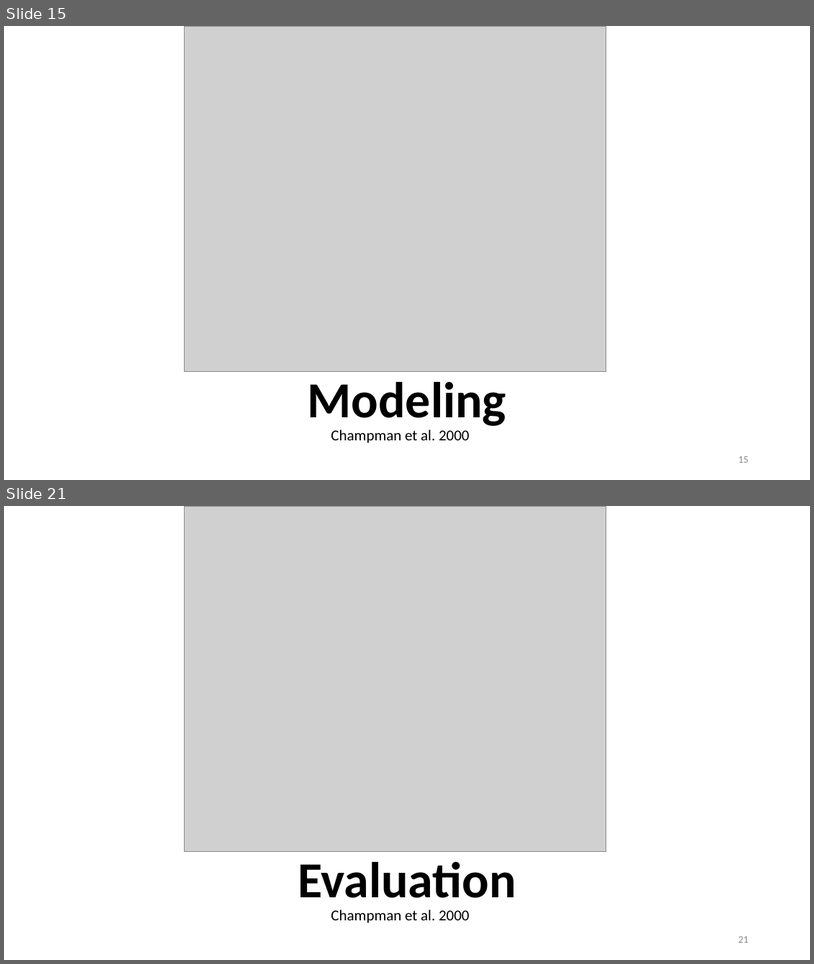
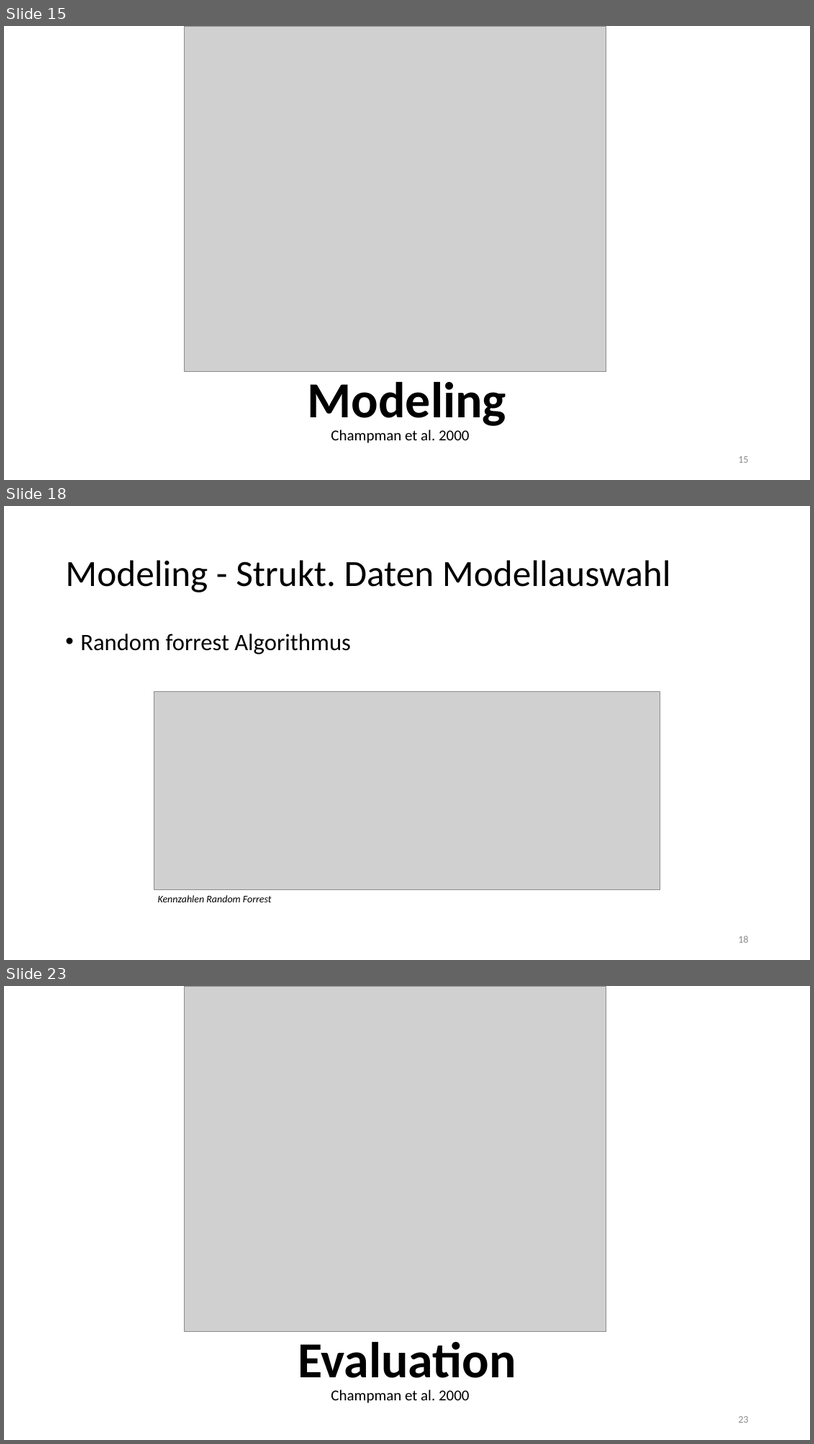
Before and after one commit to Flitschi7/big-data-management, a slide deck: Organisational/Dokumentation HHZ Rocket Project.pptx. Shown one above the other, each under a label of ours: slides 15 and 21 before the commit, slides 15, 18 and 23 after it; the slides between them are not shown. The pictures are 814x964 and 814x1444 pixels, drawn with LibreOffice and Linux fonts; fonts in the diff are those of the drawing; grey boxes stand for pictures. Boxes give left, top, right and bottom in pixels: in the first picture for what was removed or moved away, otherwise in the second. Text is boxed around its words. In the diff, an @@ line names an element or a change of style, - is before the commit and + after.

```diff
--- a/Organisational/Dokumentation HHZ Rocket Project.pptx
+++ b/Organisational/Dokumentation HHZ Rocket Project.pptx
@@ slide 18 added at (x1=4, y1=506, x2=810, y2=960), background #FFFFFF @@
@@ title added at (x1=65, y1=560, x2=671, y2=592), 44 pt, text #000000 @@
+Modeling - Strukt. Daten Modellauswahl
@@ text added at (x1=80, y1=633, x2=351, y2=654), 28 pt, text #000000 @@
+• Random forrest Algorithmus
@@ picture added at (x1=154, y1=691, x2=660, y2=889) @@
@@ text added at (x1=158, y1=895, x2=272, y2=902), 12 pt, text #000000, italic @@
+Kennzahlen Random Forrest
@@ page number added at (x1=738, y1=935, x2=748, y2=942), 12 pt, text #8C8C8C @@
+18
@@ what was slide 21 is now slide 23 @@
@@ page number at (x1=738, y1=1416, x2=748, y2=1422): text changed @@
-21
+23
```
Also in this commit, not shown: 8 slides changed, 1 other slide added, 3 other files.
